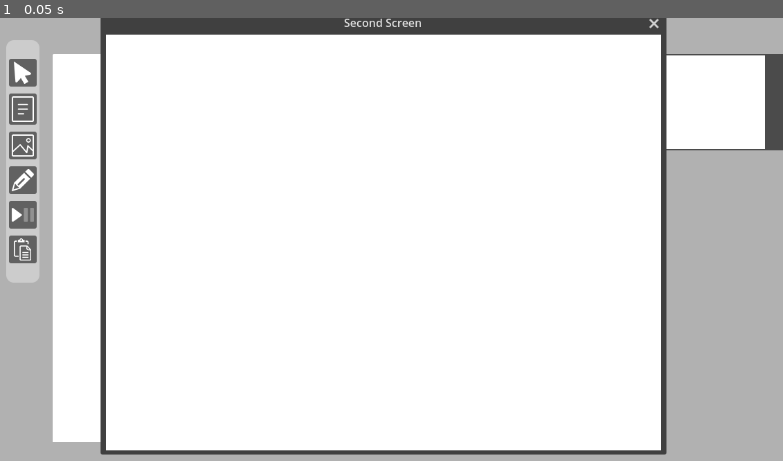
Above: before the commit, frame 1.
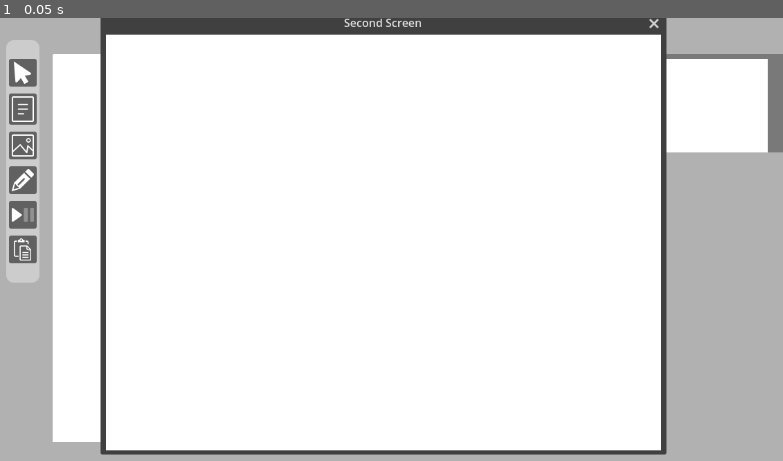
Above: after the commit, the same moment.

Repository: jmb462/GodotWhiteBoard
Game: Godot game, scene res://Main.tscn
The game is run twice, just before and just after one commit, with the same random seed, the same clock (stepped at 60 frames per second) and the same inputs. The engine's default icon, where the game draws it, is replaced by a stand-in: a white triangle on a blue panel in a dark square.
Inputs:
- Up to frame 1 (0.05 s): no input

The runs differ from the first frame. In frame 1, 0.8% of the frame differs, in the area x 85-100%, y 8-31%.

Commit message:
Preview list refactor

Diff:
--- a/MainBoard/MainBoard.gd
+++ b/MainBoard/MainBoard.gd
@@ -82,28 +82,31 @@
 func _on_new_board_pressed():
 	add_board(current_board)
 
+func _on_item_list_item_selected(p_index :int ) -> void:
+	change_board(p_index)
+
 func _on_previous_board_pressed():
-	if current_board > 0:
-		board.unfocus()
-		board.hide()
-		clear_display()
-		current_board -= 1
-		board = boards_array[current_board]
-		board.show()
-		synchronize_display()
-		preview_list.select(current_board)
+	change_board(current_board - 1)
+	update_preview_list()
 
 func _on_next_board_pressed():
-	if current_board < boards_array.size() - 1:
-		board.unfocus()
-		board.hide()
-		clear_display()
-		current_board += 1
-		board = boards_array[current_board]
-		board.show()
-		synchronize_display()
-		preview_list.select(current_board)
+	change_board(current_board + 1)
+	update_preview_list()
 
+func change_board(p_index : int) -> void:
+	if p_index < 0 or p_index >= boards_array.size():
+		return
+	board.unfocus()
+	board.hide()
+	clear_display()
+	current_board = p_index
+	board = boards_array[current_board]
+	board.show()
+	synchronize_display()
+
+
+func update_preview_list() -> void:
+	preview_list.select(current_board)
 
 func _on_clear_board_pressed():
 	for widget in board.get_widgets():
@@ -122,15 +125,7 @@
 	#$BoardsPreview/VBox/preview.texture = tex
 
 
-func _on_item_list_item_selected(p_index :int ) -> void:
-	if p_index < boards_array.size():
-		board.unfocus()
-		board.hide()
-		clear_display()
-		current_board = p_index
-		board = boards_array[p_index]
-		board.show()
-		synchronize_display()
+
 
 
 func _on_boards_resized():
--- a/MainBoard/MainBoard.tscn
+++ b/MainBoard/MainBoard.tscn
@@ -23,10 +23,11 @@
 [sub_resource type="StyleBoxEmpty" id="StyleBoxEmpty_35lj6"]
 
 [sub_resource type="StyleBoxFlat" id="StyleBoxFlat_8b2t5"]
-bg_color = Color(0.294118, 0.294118, 0.294118, 1)
+bg_color = Color(0.47451, 0.47451, 0.47451, 1)
 
 [sub_resource type="StyleBoxFlat" id="StyleBoxFlat_g1idq"]
-bg_color = Color(0.294118, 0.294118, 0.294118, 1)
+bg_color = Color(0.47451, 0.47451, 0.47451, 1)
+corner_radius_bottom_left = 10
 
 [sub_resource type="StyleBoxEmpty" id="StyleBoxEmpty_pb50m"]
 
@@ -101,6 +102,7 @@
 offset_left = 944.0
 offset_right = 1152.0
 offset_bottom = 596.0
+follow_focus = true
 horizontal_scroll_mode = 0
 
 [node name="PreviewList" type="ItemList" parent="VBox/HBox/ScrollContainer"]
@@ -108,6 +110,8 @@
 layout_mode = 2
 size_flags_horizontal = 3
 size_flags_vertical = 3
+theme_override_constants/h_separation = 12
+theme_override_constants/v_separation = 7
 theme_override_styles/panel = SubResource("StyleBoxEmpty_fo3yv")
 theme_override_styles/focus = SubResource("StyleBoxEmpty_ekhcs")
 theme_override_styles/hovered = SubResource("StyleBoxEmpty_35lj6")
@@ -117,6 +121,7 @@
 theme_override_styles/cursor_unfocused = SubResource("StyleBoxEmpty_vijou")
 allow_search = false
 auto_height = true
+icon_mode = 0
 
 [node name="Palette" parent="." instance=ExtResource("3_s80ig")]
 layout_mode = 2
